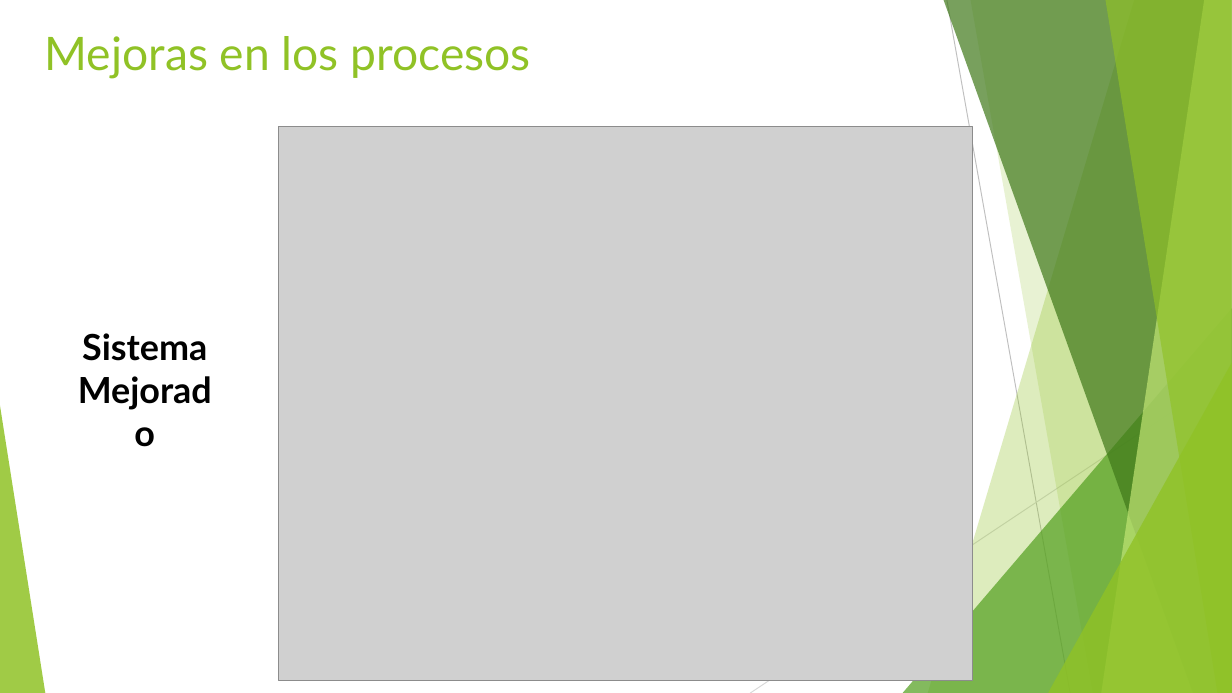
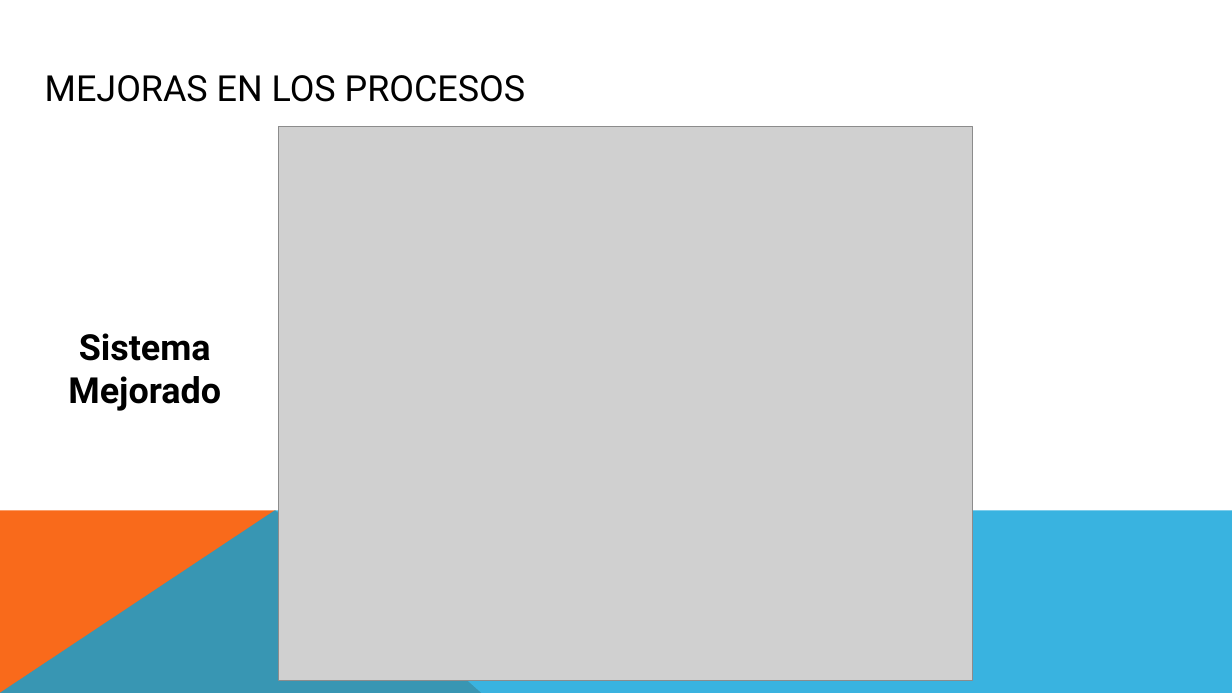
Before and after one commit to food-aid/Seminario, a slide deck: slide 6 of Food-Aid.pptx. Drawn at 1232x693 pixels with LibreOffice and Linux fonts; fonts in the diff are those of the drawing; grey boxes stand for pictures. Boxes give left, top, right and bottom in pixels: in the first picture for what was removed or moved away, otherwise in the second. Text is boxed around its words. In the diff, an @@ line names an element or a change of style, - is before the commit and + after.

```diff
--- a/Food-Aid.pptx
+++ b/Food-Aid.pptx
@@ title "MEJORAS EN LOS PROCESOS" at bbox=[45, 75, 525, 102]: vertical alignment top to middle @@
@@ title at bbox=[45, 75, 525, 102]: text changed; size 36 to 28 pt; font Lato to Roboto; text colour #90C226 to #000000 @@
-Mejoras en los procesos
+MEJORAS EN LOS PROCESOS
@@ text "Sistema" at bbox=[68, 333, 221, 411]: font Lato to Roboto @@
@@ group removed at bbox=[0, 0, 1232, 693]: 5 freeform shapes, 3 triangles, 2 lines @@
@@ freeform shape added at bbox=[0, 510, 482, 693], fill #F96A1B @@
@@ freeform shape added at bbox=[0, 510, 1232, 693], fill #08A1D9 at 80% opacity @@
```
Also in this commit, not shown: 11 other slides changed.
